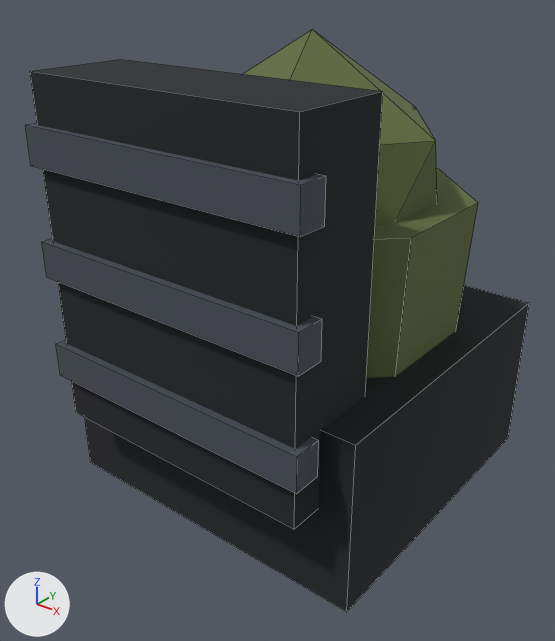
The FBX model assets/3d/export/inf_warden_lower_leg.fbx, before and after one commit.
One viewpoint serves both versions: a 50 mm lens placed at (1.242, -1.695, 0.839), pointed at (-0.003, -0.139, -0.126). The lights are fixed; the arrows at lower left show +X, +Y and +Z. The picture after the commit comes second. Mesh edges are drawn as thin lines.

The older version as bpy lines, for what is in view:
```python
me_inf_warden_lower_leg = bpy.data.meshes.new('inf_warden_lower_leg')
me_inf_warden_lower_leg.from_pydata(...)  # an icosphere of 20 faces spanning x -0.376..0.376, y -0.357..0.357, z -0.19..0.65; a box spanning x -0.4..0.4, y -0.58..-0.3, z -0.375..0.575; an 8-sided cut cone along z (radius 0.42 at the low end, 0.46 at the high end) spanning x -0.425..0.425, y -0.425..0.425, z -0.55..0.23; a box spanning x -0.42..0.42, y -0.6..-0.52, z 0.35..0.45; a box spanning x -0.42..0.42, y -0.6..-0.52, z 0.05..0.15; a box spanning x -0.42..0.42, y -0.6..-0.52, z -0.25..-0.15; a box spanning x -0.495..0.495, y -0.485..0.485, z -0.65..-0.15
me_inf_warden_lower_leg.materials.append(mat_palette)  # picture img_palette_png
ob_inf_warden_lower_leg = bpy.data.objects.new('inf_warden_lower_leg', me_inf_warden_lower_leg)
ob_inf_warden_lower_leg.location = (0.0, 0.0, 0.0)
```
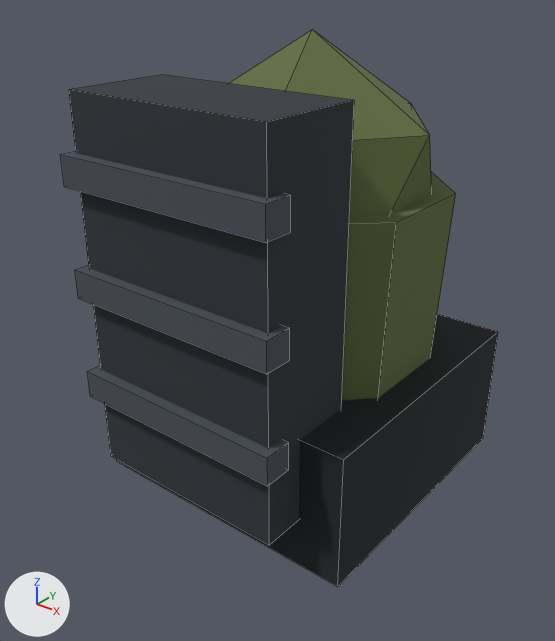
Pixel boxes [x1, y1, x2, y2] of what changed, in the pictures (555 x 641 px; the box of a moved part takes in the faces that stretch with it):
'inf_warden_lower_leg', reshaped (13% narrower)
    before: [25, 29, 529, 611]
    after: [61, 29, 498, 586]
part 1 of me_inf_warden_lower_leg, moved or reshaped
    before: [244, 29, 437, 225]
    after: [230, 29, 432, 218]
part 2 of me_inf_warden_lower_leg, moved or reshaped
    before: [25, 123, 326, 237]
    after: [61, 151, 291, 243]
part 3 of me_inf_warden_lower_leg, moved or reshaped
    before: [42, 238, 322, 376]
    after: [75, 265, 290, 374]
part 4 of me_inf_warden_lower_leg, moved or reshaped
    before: [56, 340, 319, 494]
    after: [87, 365, 289, 486]
part 5 of me_inf_warden_lower_leg, moved or reshaped
    before: [85, 285, 529, 611]
    after: [117, 314, 498, 586]
part 6 of me_inf_warden_lower_leg, moved or reshaped
    before: [30, 59, 478, 529]
    after: [69, 74, 456, 545]

The edits, one by one:
me_inf_warden_lower_leg is used by ob_inf_warden_lower_leg; location (0.0, 0.0, 0.0).
me_inf_warden_lower_leg had 68 vertices, 60 faces and spanned x -0.495..0.495, y -0.6..0.485, z -0.65..0.65.
me_inf_warden_lower_leg now has 68 vertices, 60 faces and spans x -0.43..0.43, y -0.58..0.43, z -0.65..0.65.
me_inf_warden_lower_leg part 1: the loose piece of 12 vertices spanning x -0.376..0.376, y -0.357..0.357, z -0.19..0.65 is scaled about its middle by 0.952, then moved by (0.0, 0.0, 0.02).
me_inf_warden_lower_leg part 2: the loose piece of 8 vertices spanning x -0.42..0.42, y -0.6..-0.52, z 0.35..0.45 is scaled about its middle by (0.762, 1, 0.8), then moved by (0.0, 0.02, -0.05).
me_inf_warden_lower_leg part 3: the loose piece of 8 vertices spanning x -0.42..0.42, y -0.6..-0.52, z 0.05..0.15 is scaled about its middle by (0.762, 1, 0.8), then moved by (0.0, 0.02, -0.05).
me_inf_warden_lower_leg part 4: the loose piece of 8 vertices spanning x -0.42..0.42, y -0.6..-0.52, z -0.25..-0.15 is scaled about its middle by (0.762, 1, 0.8), then moved by (0.0, 0.02, -0.05).
me_inf_warden_lower_leg part 5: the loose piece of 8 vertices spanning x -0.495..0.495, y -0.485..0.485, z -0.65..-0.15 is scaled about its middle by (0.869, 0.887, 0.8), then moved by (0.0, 0.0, -0.05).
me_inf_warden_lower_leg part 6: 24 of 68 vertices moved; they spanned x -0.425..0.425, y -0.58..0.425, z -0.55..0.575 and now span x -0.37..0.37, y -0.55..0.37, z -0.55..0.54; mean shift (0.0, 0.013, -0.02); largest move (-0.4, -0.3, -0.375) -> (-0.3, -0.25, -0.5).
